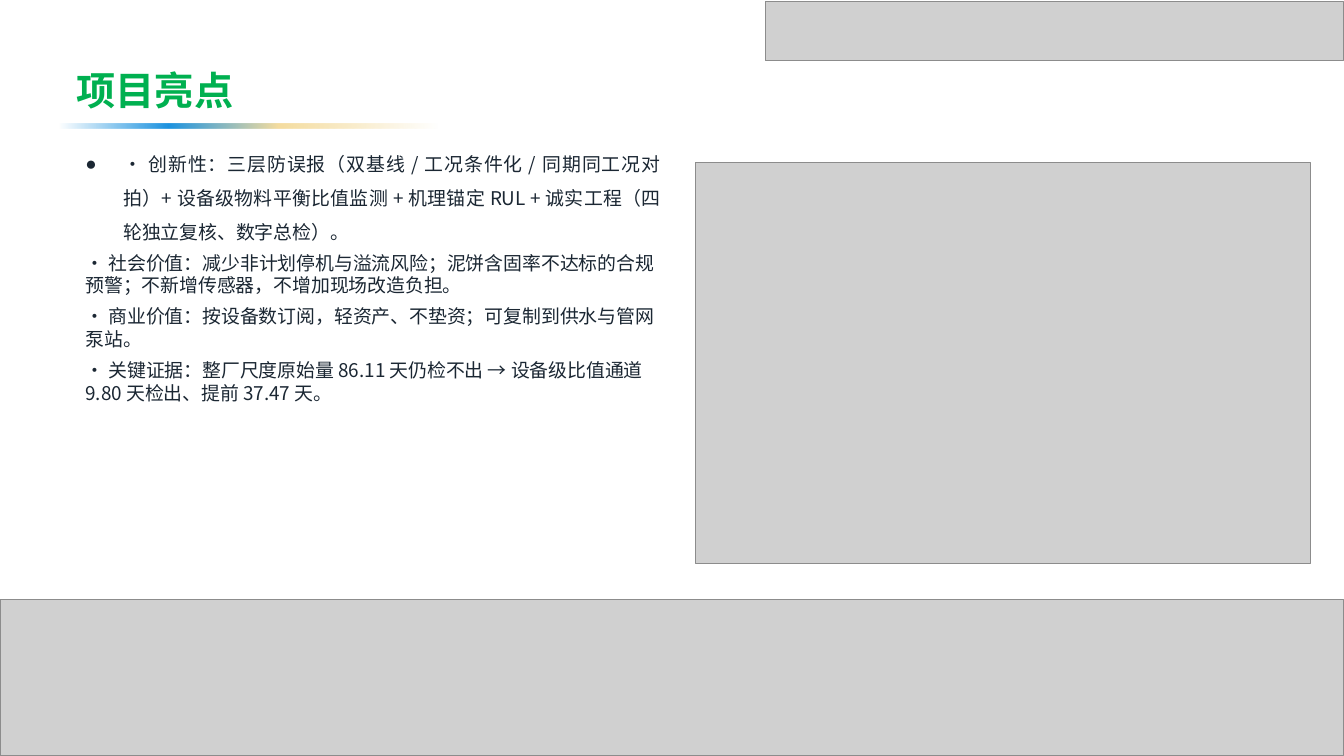
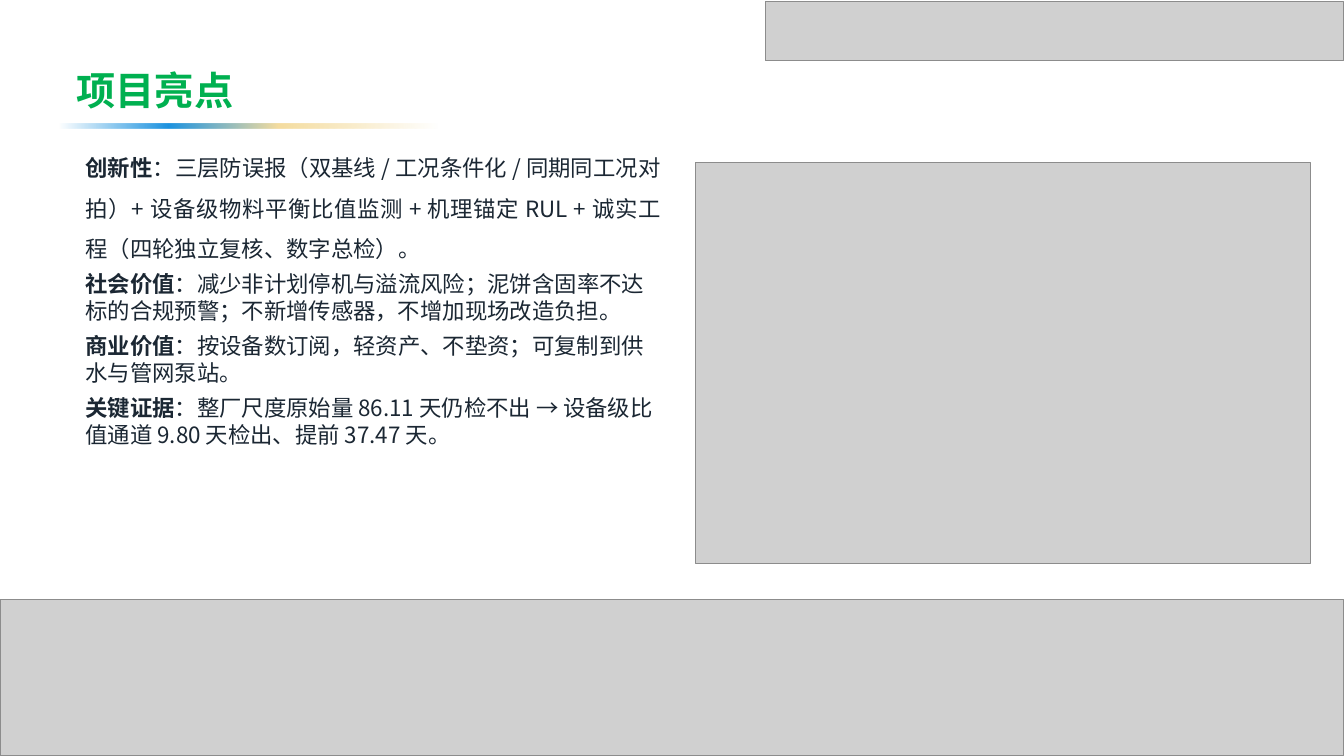
Before and after one commit to by739yang/BEWG_PdM, a slide deck: slide 6 of deliverables/ppt/澜脉_商业计划书.pptx (slide 7 before the commit). Drawn at 1344x756 pixels with LibreOffice and Linux fonts; fonts in the diff are those of the drawing; grey boxes stand for pictures; background and template pictures are left out. Boxes give left, top, right and bottom in pixels: in the first picture for what was removed or moved away, otherwise in the second. Text is boxed around its words. In the diff, an @@ line names an element or a change of style, - is before the commit and + after.

```diff
--- a/deliverables/ppt/澜脉_商业计划书.pptx
+++ b/deliverables/ppt/澜脉_商业计划书.pptx
@@ text at box(85, 157, 660, 445): text changed; size 13.5 to 16 pt @@
-● · 创新性：三层防误报（双基线 / 工况条件化 / 同期同工况对拍）+ 设备级物料平衡比值监测 + 机理锚定 RUL + 诚实工程（四轮独立复核、数字总检）。
-· 社会价值：减少非计划停机与溢流风险；泥饼含固率不达标的合规预警；不新增传感器，不增加现场改造负担。
-· 商业价值：按设备数订阅，轻资产、不垫资；可复制到供水与管网泵站。
-· 关键证据：整厂尺度原始量 86.11 天仍检不出 → 设备级比值通道 9.80 天检出、提前 37.47 天。
+创新性：三层防误报（双基线 / 工况条件化 / 同期同工况对拍）+ 设备级物料平衡比值监测 + 机理锚定 RUL + 诚实工程（四轮独立复核、数字总检）。
+社会价值：减少非计划停机与溢流风险；泥饼含固率不达标的合规预警；不新增传感器，不增加现场改造负担。
+商业价值：按设备数订阅，轻资产、不垫资；可复制到供水与管网泵站。
+关键证据：整厂尺度原始量 86.11 天仍检不出 → 设备级比值通道 9.80 天检出、提前 37.47 天。
```
Also in this commit, not shown: 17 other slides changed, 1 slide added, 11 slides removed, 21 other files.
